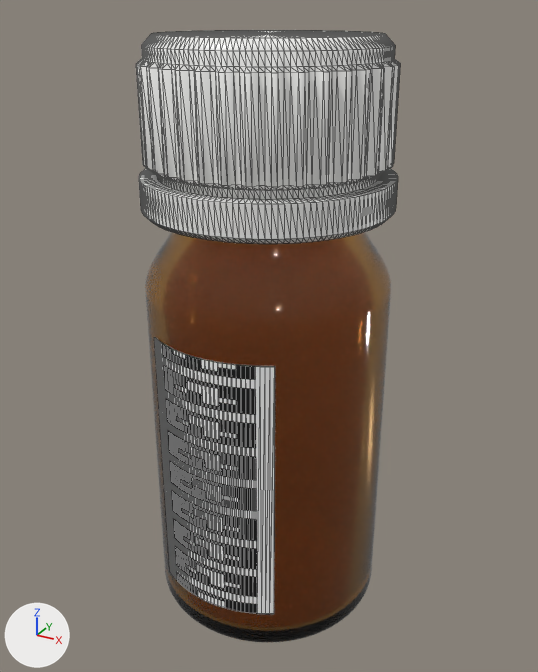
An edit to the glTF model assets/amber-bottles/labelled/SMP-0096_2001144163611.glb, drawn before and after from the same camera.
Both versions are drawn from a 50 mm lens placed at (0.0308, -0.0559, 0.0557), pointed at (-0.0001, 0.0003, 0.0276). Every picture has the same lights, and +X, +Y and +Z are marked at lower left. The older version comes first. Mesh edges are drawn as thin lines on the coarser meshes. Where no turn or scale is listed for an object, it has been applied to the vertices. Vertices at exactly the same position are counted once.

Names of what the first picture shows: 'Bottle_010ml', 'Cap_010ml_PP18', 'Label_SMP-0096'.
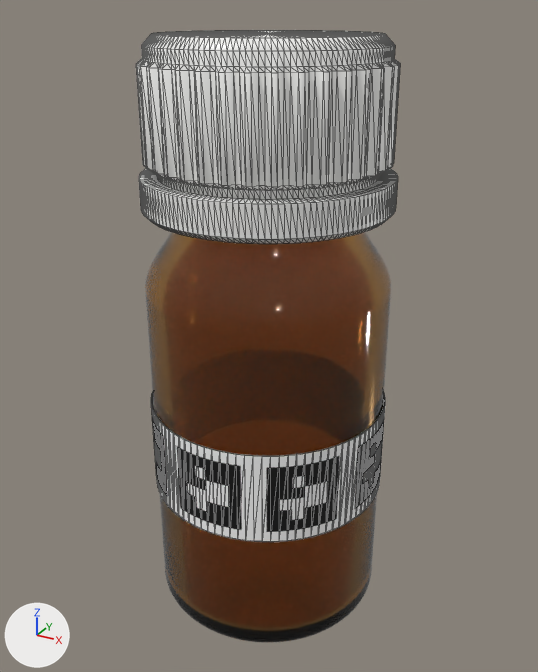
The change in detail:
me_label_smp_0096 is used by ob_label_smp_0096; location (0.0, 0.0, 0.0).
me_label_smp_0096 had 132 vertices, 128 faces and spanned x -0.0059..0.0059, y -0.0112..-0.0095, z 0.0047..0.03.
me_label_smp_0096 now has 388 vertices, 384 faces and spans x -0.0112..0.0112, y -0.0112..0.0112, z 0.0129..0.0217.
me_label_smp_0096 part 1: 388 vertices added at x -0.0112..0.0112, y -0.0112..0.0112, z 0.0129..0.0217.
me_label_smp_0096 part 2: 132 vertices removed from x -0.0059..0.0059, y -0.0112..-0.0095, z 0.0047..0.03.

Pixel boxes [x1, y1, x2, y2] of what changed, in the pictures (538 x 672 px):
'Label_SMP-0096', reshaped: before [154, 338, 275, 614]; after [151, 392, 385, 542]
part 1 of me_label_smp_0096, added: after [151, 392, 385, 542]
part 2 of me_label_smp_0096, deleted: before [154, 338, 275, 614]
